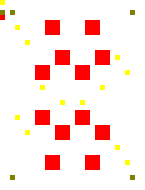
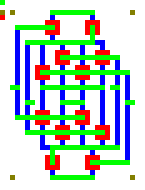
Revision of a layered (145, 190) image; what changed, layer by layer:
renamed "Bottom" to "Top", showed it, moved it above "Membrane", painted on it over (x1=0, y1=0, x2=135, y2=180)
showed "Membrane", painted on it over (x1=0, y1=0, x2=135, y2=180)
painted on "Wells" over (x1=15, y1=10, x2=130, y2=180)
renamed "Top" to "Bottom", showed it, moved it above "Base", painted on it over (x1=0, y1=0, x2=135, y2=180)
